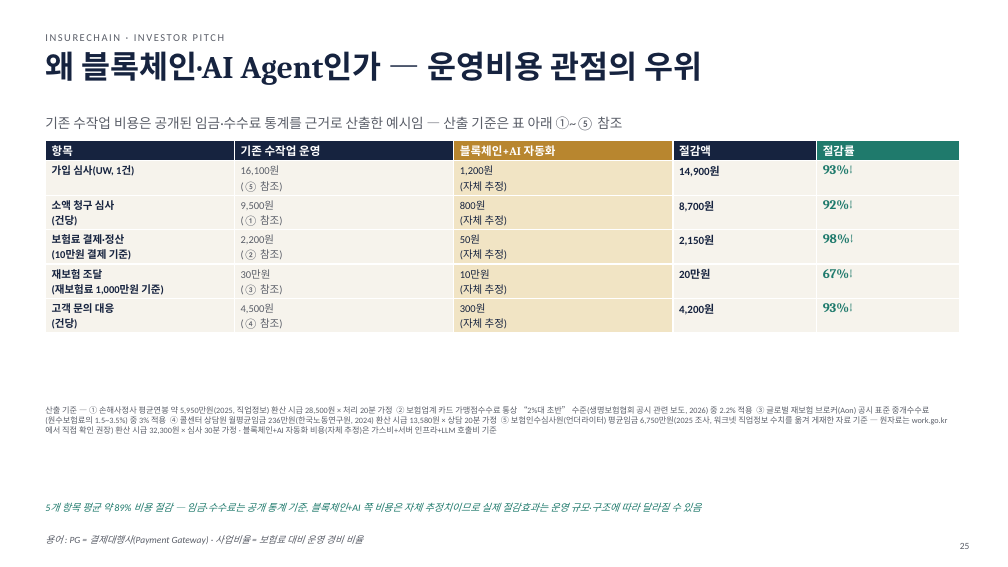
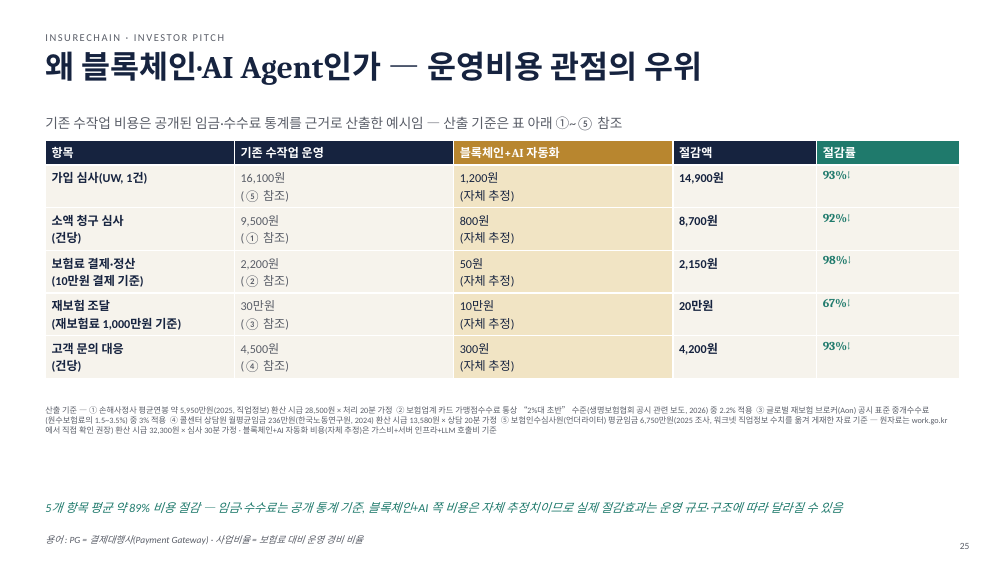
Before and after one commit to leeyonsei78/capstone_project_alpha, a slide deck: slide 25 of 인슈어체인_투자피칭_발표자료.pptx. Drawn at 1008x567 pixels with LibreOffice and Linux fonts; fonts in the diff are those of the drawing. Boxes give left, top, right and bottom in pixels: in the first picture for what was removed or moved away, otherwise in the second. Text is boxed around its words. In the diff, an @@ line names an element or a change of style, - is before the commit and + after.

```diff
--- a/인슈어체인_투자피칭_발표자료.pptx
+++ b/인슈어체인_투자피칭_발표자료.pptx
@@ table at (x1=45, y1=140, x2=960, y2=376) @@
@@ size 11 to 11.5 pt in "항목", "기존 수작업 운영", "블록체인+AI 자동화", "절감액" and 1 more places @@
@@ size 10 to 11.5 pt in "가입 심사(UW, 1건)", "16,100원", "(⑤ 참조)", "1,200원" and 25 more places @@
@@ size 10.5 to 11.5 pt in "14,900원", "8,700원", "2,150원", "20만원" and 1 more places @@
@@ size 12.5 to 11.5 pt in "93%↓", "92%↓", "98%↓", "67%↓" and 1 more places @@
@@ text "5개 항목 평균 약 89% ..." at (x1=65, y1=502, x2=842, y2=513): size 9.5 to 11.5 pt @@
```
Also in this commit, not shown: 22 other slides changed, 1 other file.
